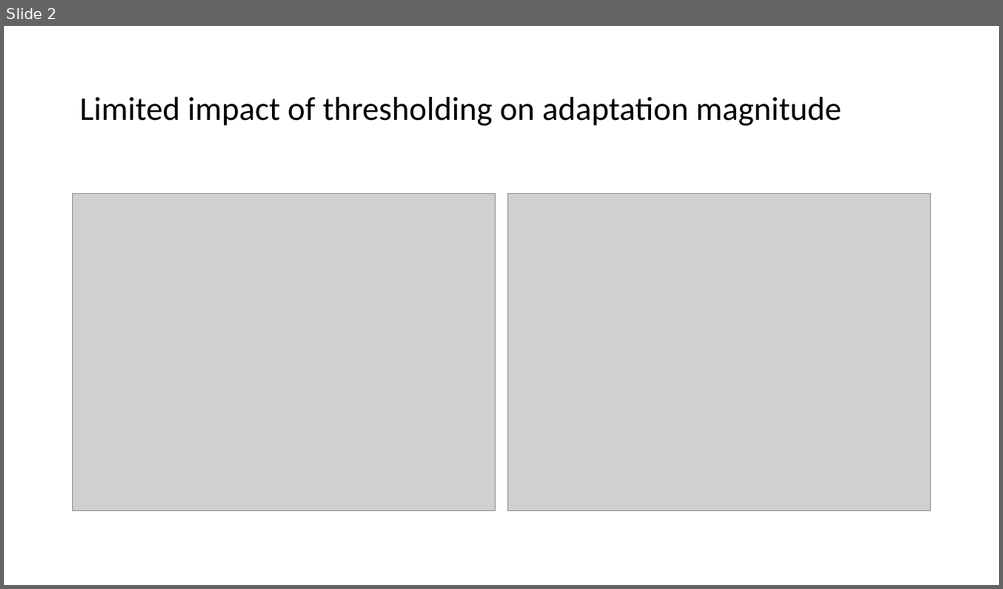
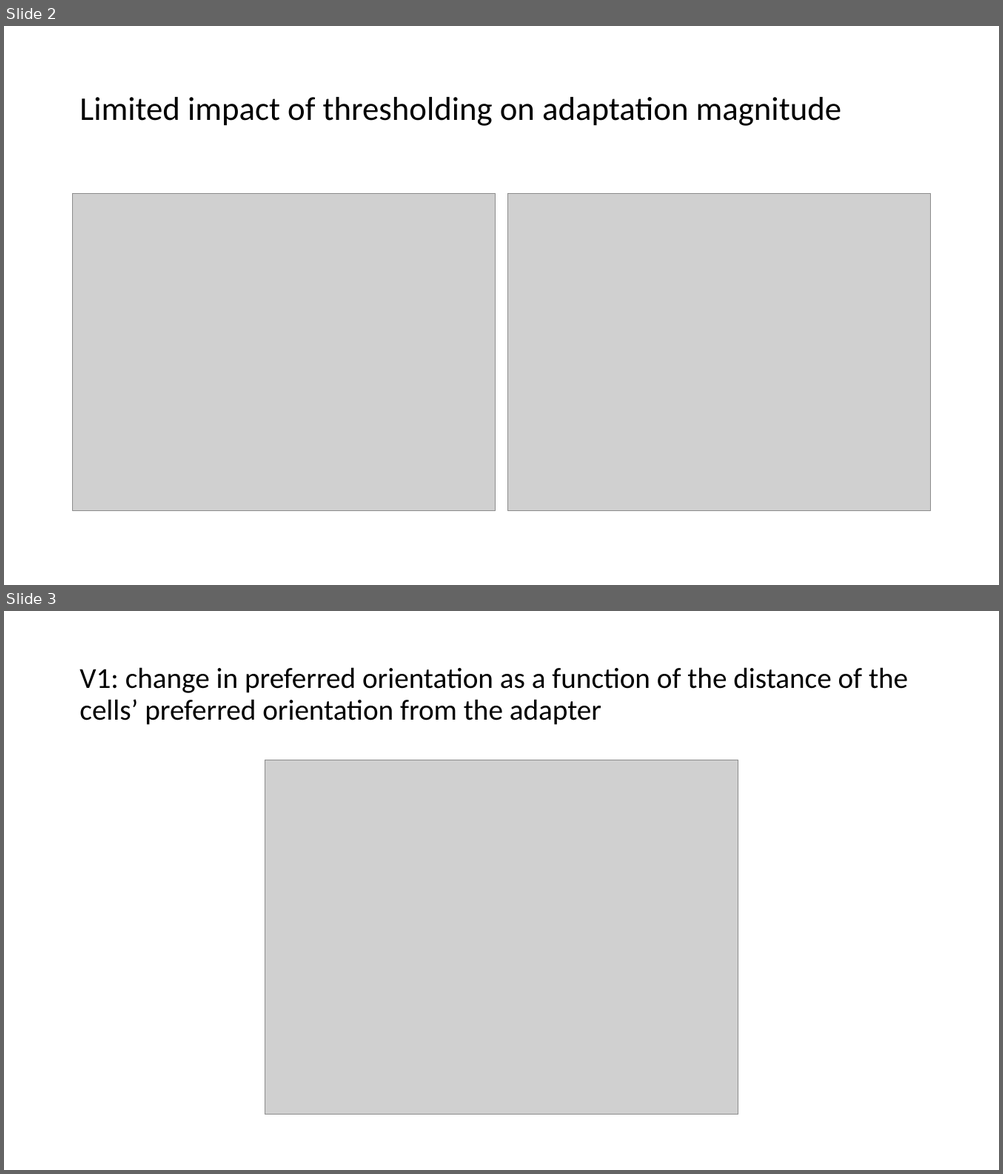
Before and after one commit to lanluo9/inter, a slide deck: plot/adp mag thresholding/201201_LL.pptx. Shown one above the other, each under a label of ours: slide 2 before the commit, slides 2 and 3 after it. The pictures are 1003x589 and 1003x1174 pixels, drawn with LibreOffice and Linux fonts; fonts in the diff are those of the drawing; grey boxes stand for pictures. Boxes give left, top, right and bottom in pixels: in the first picture for what was removed or moved away, otherwise in the second. Text is boxed around its words. In the diff, an @@ line names an element or a change of style, - is before the commit and + after.

```diff
--- a/plot/adp mag thresholding/201201_LL.pptx
+++ b/plot/adp mag thresholding/201201_LL.pptx
@@ slide 3 added at (4, 611, 999, 1170), background #FFFFFF @@
@@ title added at (79, 667, 908, 725), 28 pt, text #000000 @@
+V1: change in preferred orientation as a function of the distance of the cells’ preferred orientation from the adapter
@@ picture added at (264, 760, 738, 1116) @@
```
Also in this commit, not shown: 1 other slide added, 5 other files.
